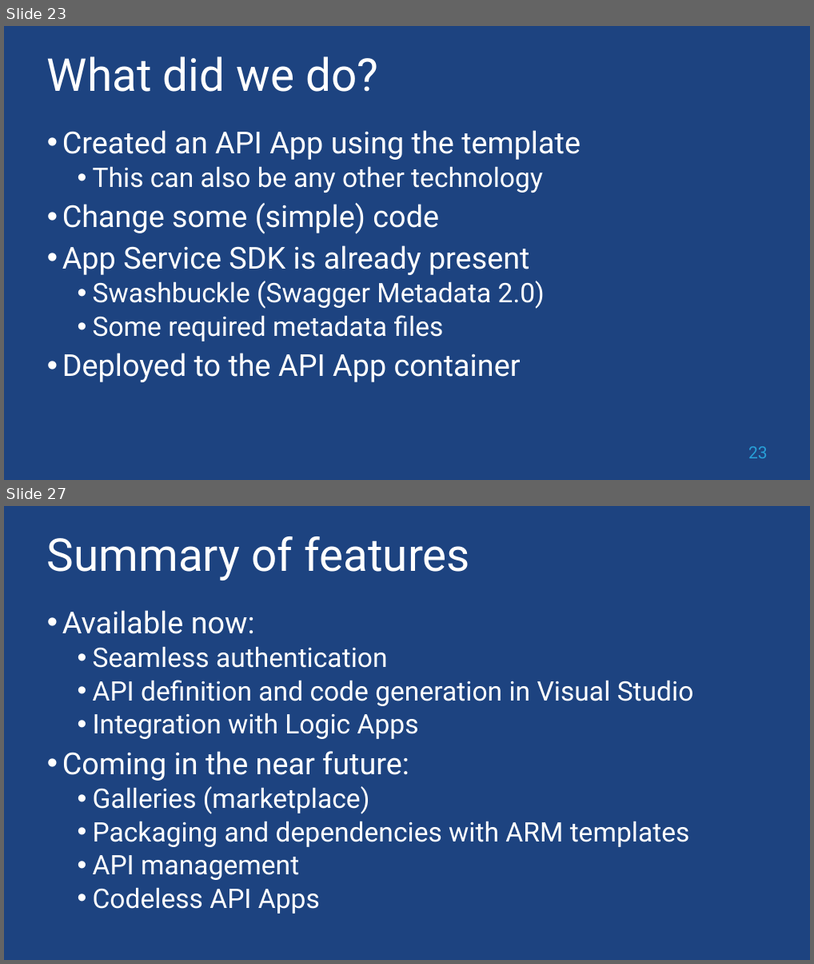
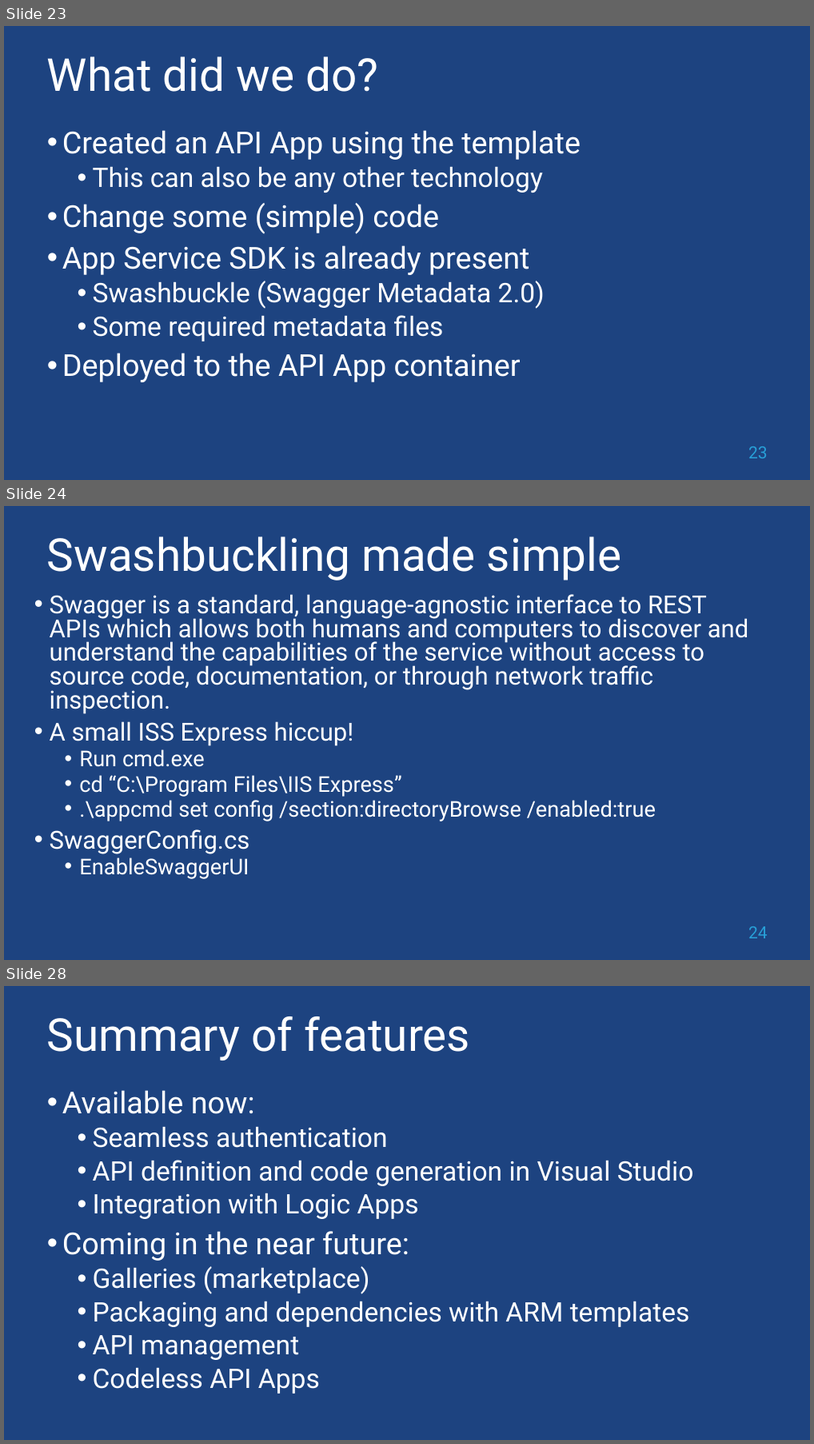
Before and after one commit to ThessalonikiNet-MeetUp/globalazurebootcamp2015, a slide deck: Panos Tsilopoulos - Azure App Service API/Presentation/Azure App Services API apps.pptx. Shown one above the other, each under a label of ours: slides 23 and 27 before the commit, slides 23, 24 and 28 after it; the slides between them are not shown. The pictures are 814x964 and 814x1444 pixels, drawn with LibreOffice and Linux fonts; fonts in the diff are those of the drawing; background and template pictures are left out. Boxes give left, top, right and bottom in pixels: in the first picture for what was removed or moved away, otherwise in the second. Text is boxed around its words. In the diff, an @@ line names an element or a change of style, - is before the commit and + after.

```diff
--- a/Panos Tsilopoulos - Azure App Service API/Presentation/Azure App Services API apps.pptx
+++ b/Panos Tsilopoulos - Azure App Service API/Presentation/Azure App Services API apps.pptx
@@ slide 24 added at <box>4,506,810,960</box>, background picture (left out) @@
@@ title added at <box>47,536,622,580</box>, 54 pt, text #FFFFFF @@
+Swashbuckling made simple
@@ text added at <box>50,594,750,879</box>, 29.6 pt, text #FFFFFF @@
+• Swagger is a standard, language-agnostic interface to REST APIs which allows both humans and computers to discover and understand the capabilities of the service without access to source code, documentation, or through network traffic inspection.
+• A small ISS Express hiccup!
+  • Run cmd.exe
+  • cd “C:\Program Files\IIS Express”
+  • .\appcmd set config /section:directoryBrowse /enabled:true
+• SwaggerConfig.cs
+  • EnableSwaggerUI
@@ page number added at <box>749,926,768,938</box>, 20 pt, text #289FD7 @@
+24
@@ what was slide 27 is now slide 28 @@
```
Also in this commit, not shown: 5 slides changed.
